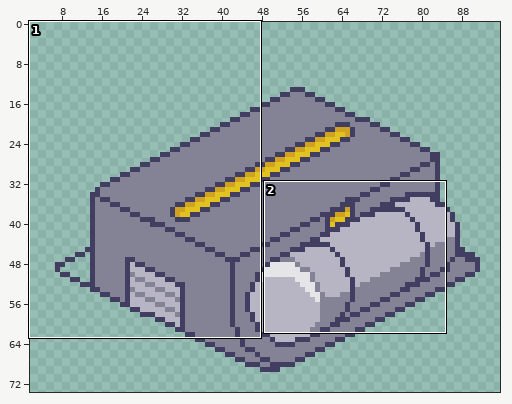
Two states of a sprite sheet, Assets/Sprites/Tiles/Buildings/EnergyFactory-ON.png. The picture above shows the old version from afar; the outline marks the close-up.
Close-up. Old version:
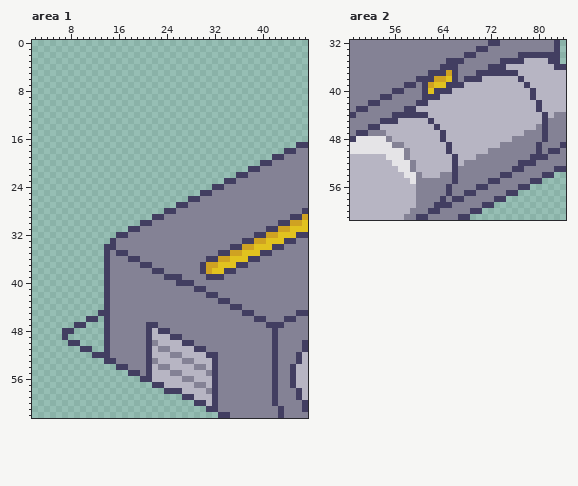
The file is 100x100 pixels. Shown: area 1: x 2..47, y 0..62; area 2: x 49..84, y 32..61. The wide view leaves out empty margins.
New version:
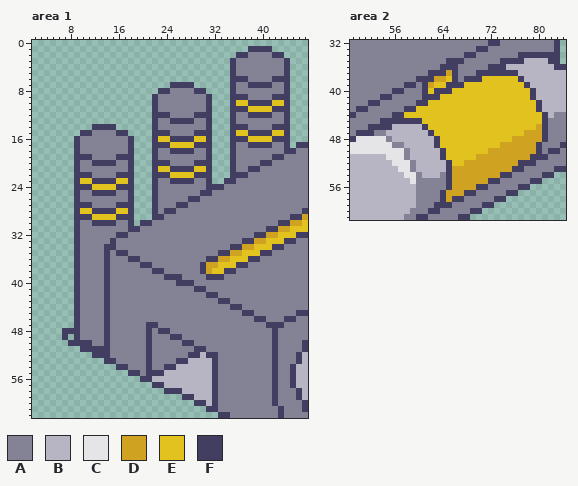
Palette (. is transparent): A #848295  B #b7b5c3  C #e5e4e7  D #cfa222  E #e1c21f  F #423e61
What changed:
Changed rows in their new state; - is an unchanged pixel.
Area 1:
first column x 9:
 1 -----------------------------FFFF---
 2 ---------------------------FFAAAAFF-
 3 --------------------------FAAAAAAAAF
 4 --------------------------FAAAAAAAAF
 5 --------------------------FAAAAAAAAF
 6 --------------------------FFFAAAAFFF
 7 ----------------FFFF------FAAFFFFAAF
 8 --------------FFAAAAFF----FAAAAAAAAF
 9 -------------FAAAAAAAAF---FFFAAAAFFF
10 -------------FAAAAAAAAF---FEEFFFFEEF
11 -------------FAAAAAAAAF---FFFEEEEFFF
12 -------------FFFAAAAFFF---FAAFFFFAAF
13 -------------FAAFFFFAAF---FAAAAAAAAF
14 ---FFFF------FAAAAAAAAF---FFFAAAAFFF
15 -FFAAAAFF----FFFAAAAFFF---FEEFFFFEEF
16 FAAAAAAAAF---FEEFFFFEEF---FFFEEEEFFF
17 FAAAAAAAAF---FFFEEEEFFF---FAAFFFFAAF
18 FAAAAAAAAF---FAAFFFFAAF---FAAAAAAAA-
19 FFFAAAAFFF---FAAAAAAAAF---FAAAAAA---
20 FAAFFFFAAF---FFFAAAAFFF---FAAAA-----
21 FAAAAAAAAF---FEEFFFFEEF---FAA-------
22 FFFAAAAFFF---FFFEEEEFFF---F---------
23 FEEFFFFEEF---FAAFFFFAAF-------------
24 FFFEEEEFFF---FAAAAAAAAF-------------
25 FAAFFFFAAF---FAAAAAAA---------------
26 FAAAAAAAAF---FAAAAA-----------------
27 FFFAAAAFFF---FAAA-------------------
28 FEEFFFFEEF---FA---------------------
29 FFFEEEEFFF--------------------------
30 FAAFFFFAAF--------------------------
31 FAAAAAAAA---------------------------
32 FAAAAAA-----------------------------
33 FAAAAA------------------------------
34 FAAAA-------------------------------
35 FAAAA-------------------------------
36 FAAAA-------------------------------
37 FAAAA-------------------------------
38 FAAAA-------------------------------
39 FAAAA-------------------------------
40 FAAAA-------------------------------
41 FAAAA-------------------------------
42 FAAAA-------------------------------
43 FAAAA-------------------------------
44 FAAAA-------------------------------
45 FAAAA-------------------------------
46 FAAAA-------------------------------
47 -AAAA-------------------------------
48 FAAAA--------A----------------------
49 FAAAA--------AAA--------------------
50 -FFAA---------AAAA------------------
51 ---FF--------A--AAAA----------------
52 -------------AAA--AFF---------------
53 --------------AAAFFB----------------
54 -------------A-FF---BB--------------
55 -------------FF-BB----B-------------
56 ------------------BB----------------
57 --------------------BB--------------
58 ----------------------B-------------
Area 2:
first column x 52:
38 -------------------EEEEEE----
39 ----------------EEEEEEEEEE---
40 --------------EEEEEEEEEEEEE--
41 ------------EEEEEEEEEEEEEEE--
42 ----------EEEEEEEEEEEEEEEEEE-
43 --------EEEEEEEEEEEEEEEEEEEE-
44 ------EEEEEEEEEEEEEEEEEEEEEEE
45 -----FFFFEEEEEEEEEEEEEEEEEEEE
46 --FF-----FEEEEEEEEEEEEEEEEEED
47 F---------FEEEEEEEEEEEEEEEDDD
48 -----------FEEEEEEEEEEEEDDDDD
49 -----------FEEEEEEEEEEDDDDDD-
50 ------------FEEEEEEEDDDDDDDD-
51 ------------FEEEEEDDDDDDDDD--
52 -------------FEEDDDDDDDDD----
53 -------------FDDDDDDDDDD-----
54 -------------FDDDDDDDD-------
55 -------------FDDDDDD---------
56 --------------DDDD-----------
57 ------------FDDD-------------
58 -------------D---------------
Where, in picture pixels (left, top, right, bottom), the same in both close-ups:
added: (230, 46, 290, 178)
changed: (74, 82, 212, 394)
changed: (368, 76, 542, 202)
